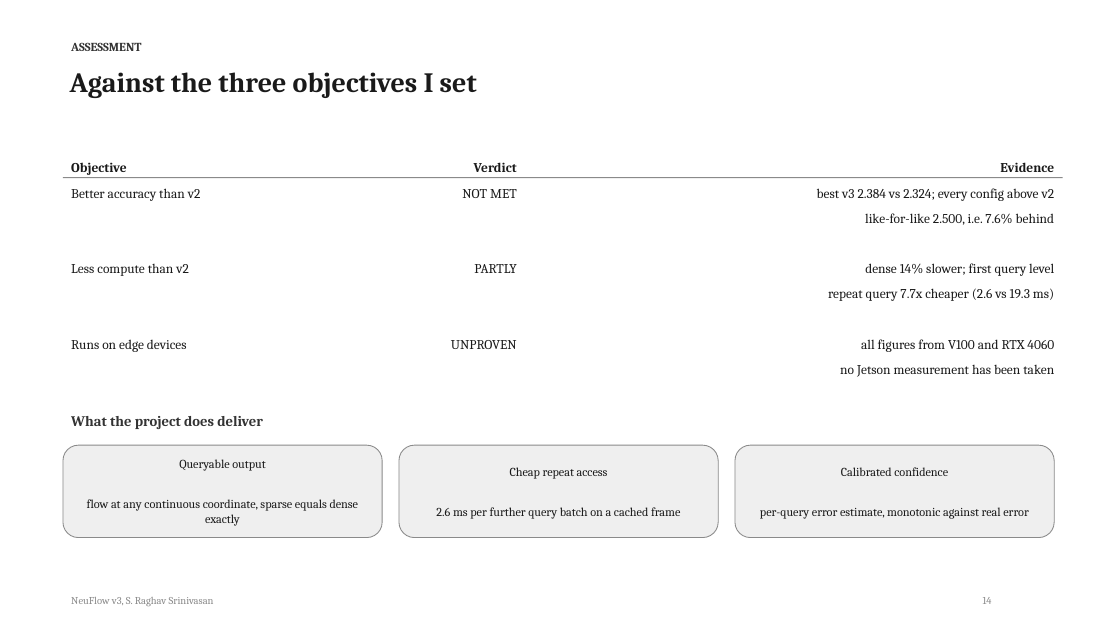
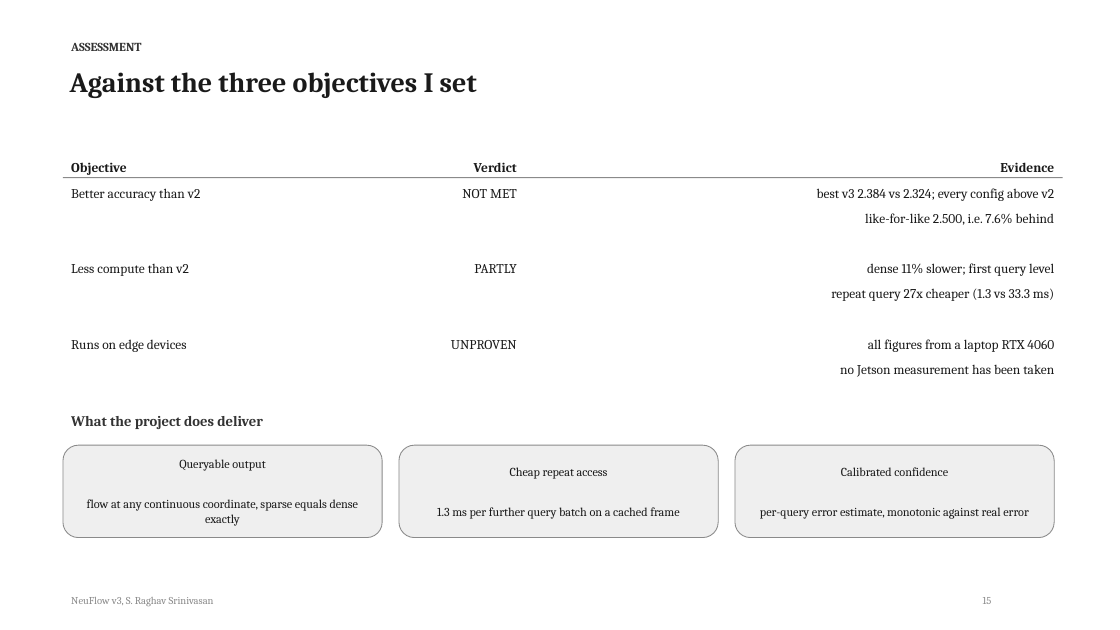
Before and after one commit to shrirag10/Neuflowv3, a slide deck: slide 15 of docs/NeuFlow_v3_status.pptx (slide 14 before the commit). Drawn at 1120x630 pixels with LibreOffice and Linux fonts; fonts in the diff are those of the drawing. Boxes give left, top, right and bottom in pixels: in the first picture for what was removed or moved away, otherwise in the second. Text is boxed around its words. In the diff, an @@ line names an element or a change of style, - is before the commit and + after.

```diff
--- a/docs/NeuFlow_v3_status.pptx
+++ b/docs/NeuFlow_v3_status.pptx
@@ text at (x1=867, y1=263, x2=1054, y2=276): text changed @@
-dense 14% slower; first query level
+dense 11% slower; first query level
@@ text at (x1=831, y1=288, x2=1054, y2=301): text changed @@
-repeat query 7.7x cheaper (2.6 vs 19.3 ms)
+repeat query 27x cheaper (1.3 vs 33.3 ms)
@@ text at (x1=868, y1=339, x2=1054, y2=352): text changed @@
-all figures from V100 and RTX 4060
+all figures from a laptop RTX 4060
@@ text in rounded rectangle at (x1=437, y1=507, x2=679, y2=519): text changed @@
-2.6 ms per further query batch on a cached frame
+1.3 ms per further query batch on a cached frame
```
Also in this commit, not shown: 10 other slides changed, 2 slides added, 1 slide removed, 11 other files.
